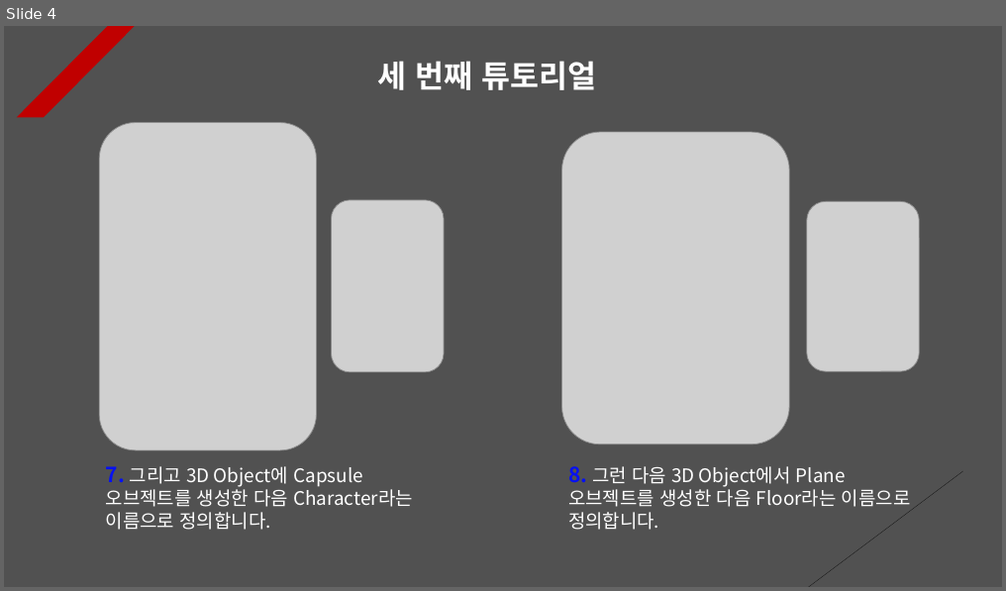
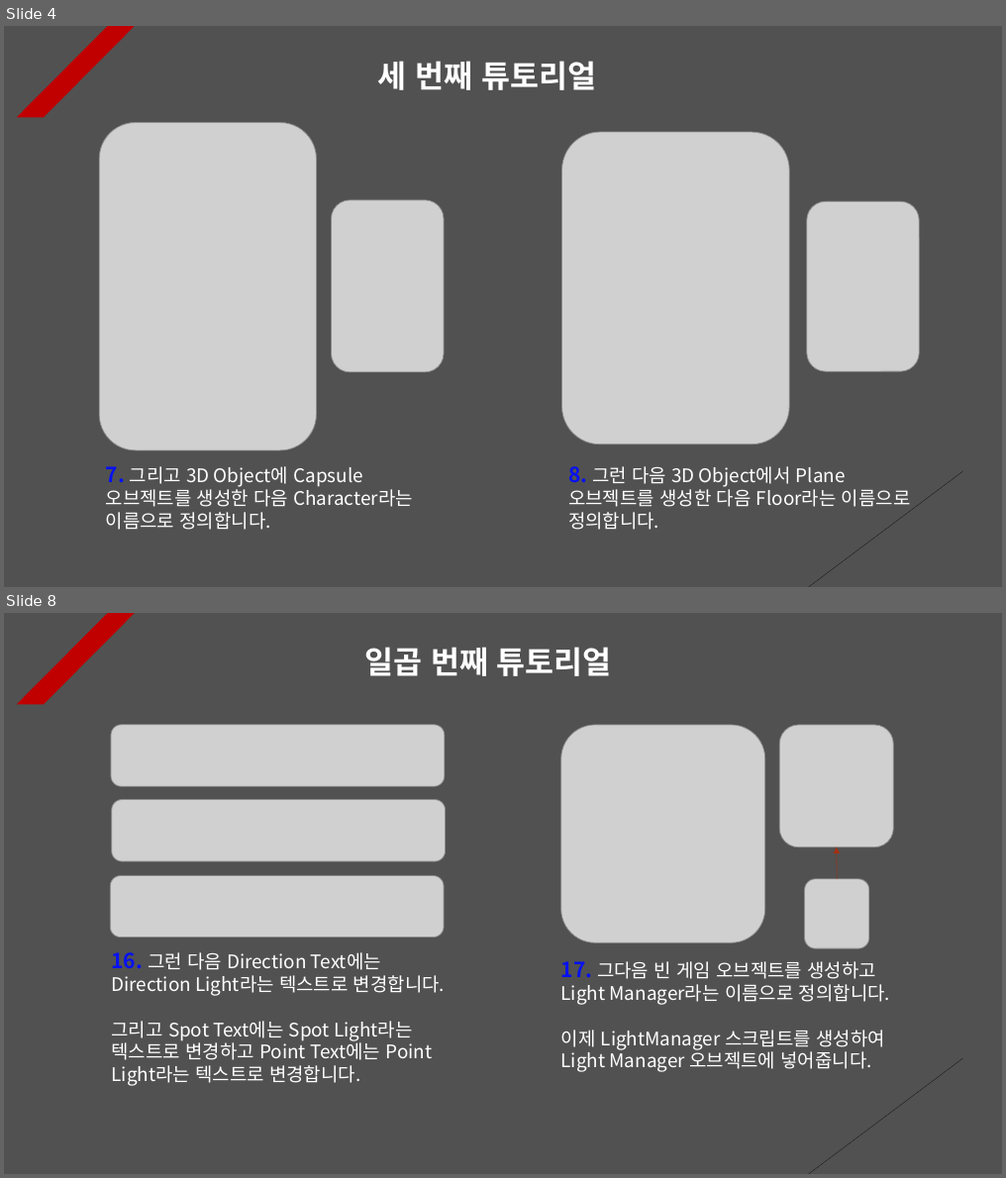
Before and after one commit to Unity2033/3D-UnityEngine, a slide deck: Assets/Class/Light/PPT Data/Light Example.pptx. Shown one above the other, each under a label of ours: slide 4 before the commit, slides 4 and 8 after it; the slides between them are not shown. The pictures are 1006x591 and 1006x1178 pixels, drawn with LibreOffice and Linux fonts; fonts in the diff are those of the drawing; grey boxes stand for pictures. Boxes give left, top, right and bottom in pixels: in the first picture for what was removed or moved away, otherwise in the second. Text is boxed around its words. In the diff, an @@ line names an element or a change of style, - is before the commit and + after.

Commit message:
Light tutorial renewal
- Updated light tutorial documentation

```diff
--- a/Assets/Class/Light/PPT Data/Light Example.pptx
+++ b/Assets/Class/Light/PPT Data/Light Example.pptx
@@ slide 8 added at <box>4,613,1002,1174</box>, background #515151; not listed: 2 template elements that a slide beside it also shows @@
@@ text added at <box>364,647,612,676</box>, 30 pt, text #FFFFFF, bold @@
+일곱 번째 튜토리얼
@@ picture added at <box>111,725,445,786</box> @@
@@ picture added at <box>561,725,765,943</box> @@
@@ picture added at <box>779,725,893,848</box> @@
@@ picture added at <box>112,799,446,861</box> @@
@@ arrow added from (838, 879) to (837, 848), #A5300F 0.5 pt dashed @@
@@ picture added at <box>110,875,444,937</box> @@
@@ picture added at <box>805,879,869,950</box> @@
@@ text added at <box>112,953,445,1086</box>, 18 pt, text #FFFFFF @@
+16. 그런 다음 Direction Text에는 Direction Light라는 텍스트로 변경합니다.
+그리고 Spot Text에는 Spot Light라는 텍스트로 변경하고 Point Text에는 Point Light라는 텍스트로 변경합니다.
@@ text added at <box>561,961,890,1072</box>, 18 pt, text #FFFFFF @@
+17. 그다음 빈 게임 오브젝트를 생성하고 Light Manager라는 이름으로 정의합니다.
+이제 LightManager 스크립트를 생성하여 Light Manager 오브젝트에 넣어줍니다.
```
Also in this commit, not shown: 1 slide changed, 5 other slides added, 3 other files.
